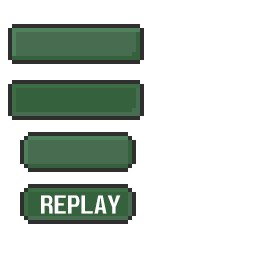
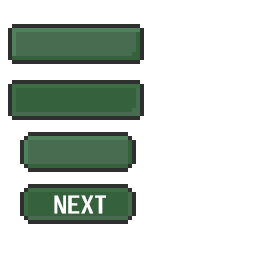
The second 256 × 256 image is a revision of the first. Changes to its layers:
renamed "REPLAY" to "NEXT", painted on it over [41, 195, 121, 214]
